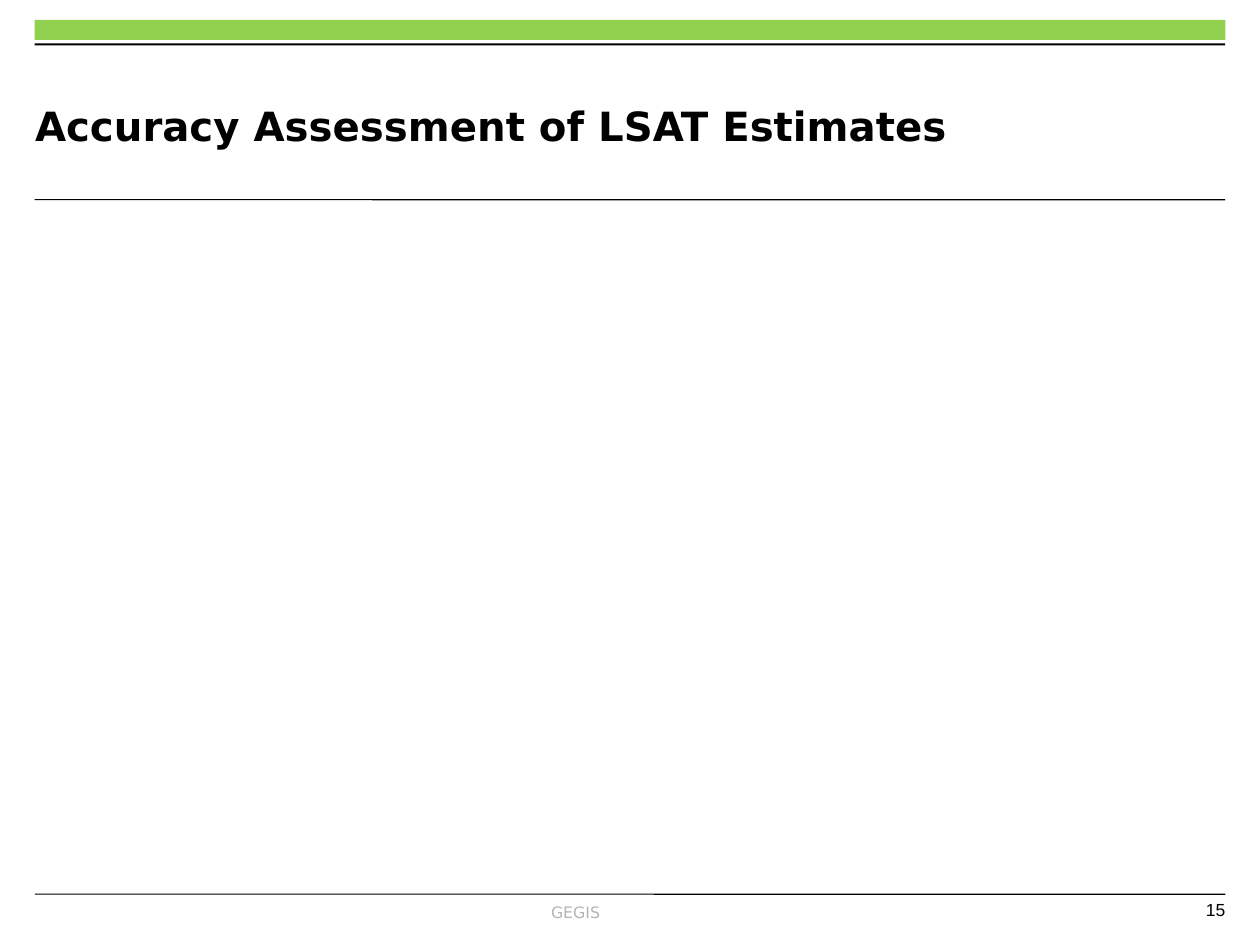
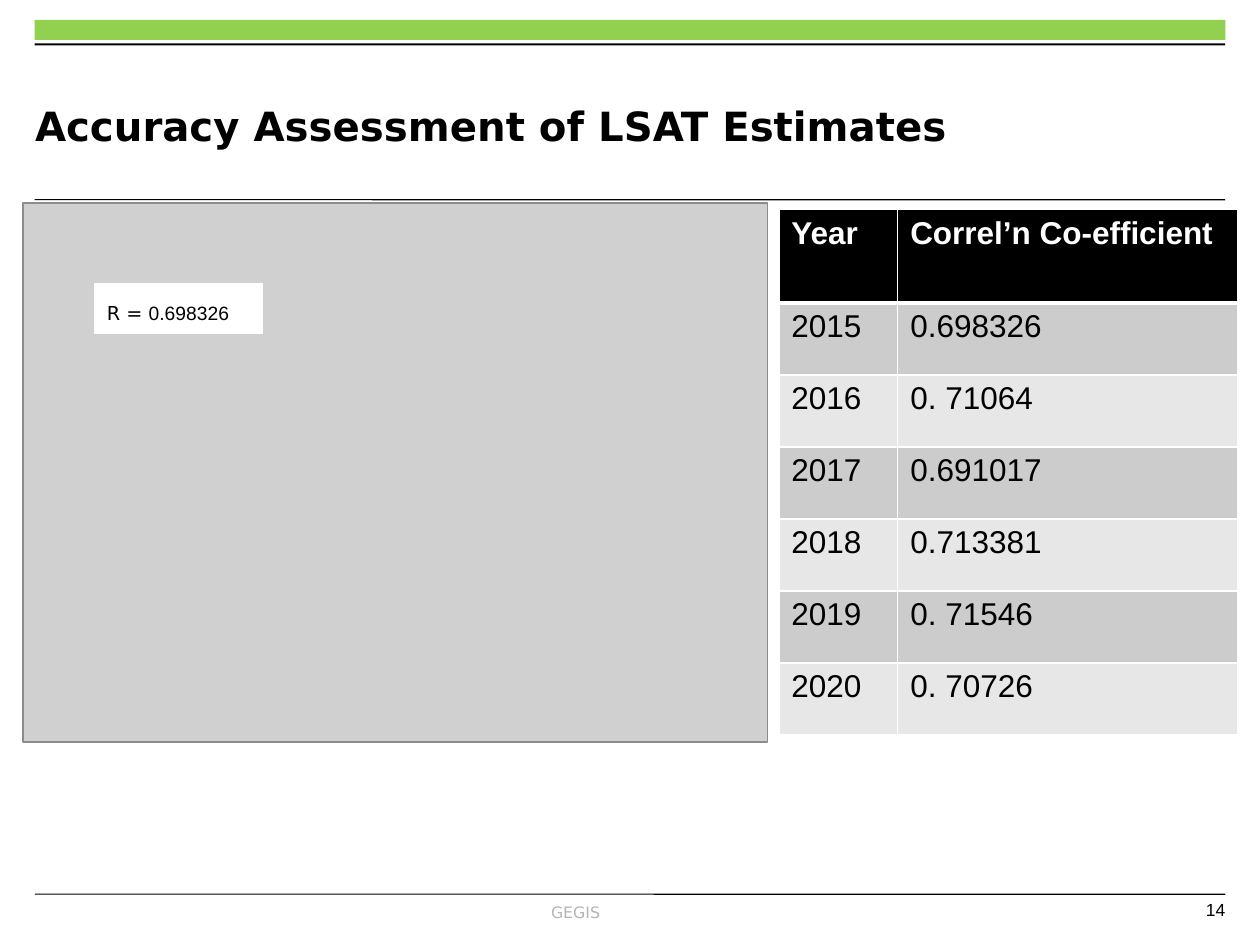
Before and after one commit to OkomoJacob/FinalYearProject, a slide deck: slide 14 of Dr. E Nduati, Superviser/Submissions/ENC222-0149_2017_OKOMO_JACOB_1234.pptx (slide 15 before the commit). Drawn at 1260x945 pixels with LibreOffice and Linux fonts; fonts in the diff are those of the drawing; grey boxes stand for pictures; background and template pictures are left out. Boxes give left, top, right and bottom in pixels: in the first picture for what was removed or moved away, otherwise in the second. Text is boxed around its words. In the diff, an @@ line names an element or a change of style, - is before the commit and + after.

```diff
--- a/Dr. E Nduati, Superviser/Submissions/ENC222-0149_2017_OKOMO_JACOB_1234.pptx
+++ b/Dr. E Nduati, Superviser/Submissions/ENC222-0149_2017_OKOMO_JACOB_1234.pptx
@@ picture added at [23, 203, 767, 742] @@
@@ table added at [779, 209, 1237, 735], 7 rows, 2 columns @@
+Year | Correl’n Co-efficient
+2015 | 0.698326
+2016 | 0. 71064
+2017 | 0.691017
+2018 | 0.713381
+2019 | 0. 71546
+2020 | 0. 70726
@@ rectangle added at [94, 284, 263, 333], fill #FFFFFF, outline #FFFFFF 0.75 pt, 11 pt, text #000000 @@
+R = 0.698326
@@ page number at [1206, 904, 1225, 916]: text changed @@
-15
+14
```
Also in this commit, not shown: 4 other slides changed, 1 slide removed, 6 other files.
